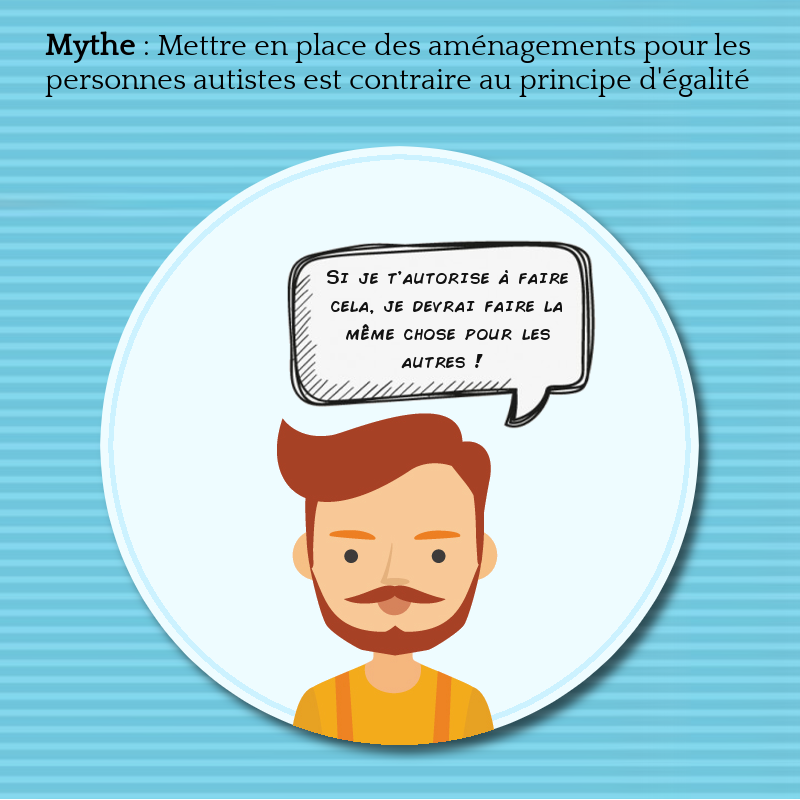
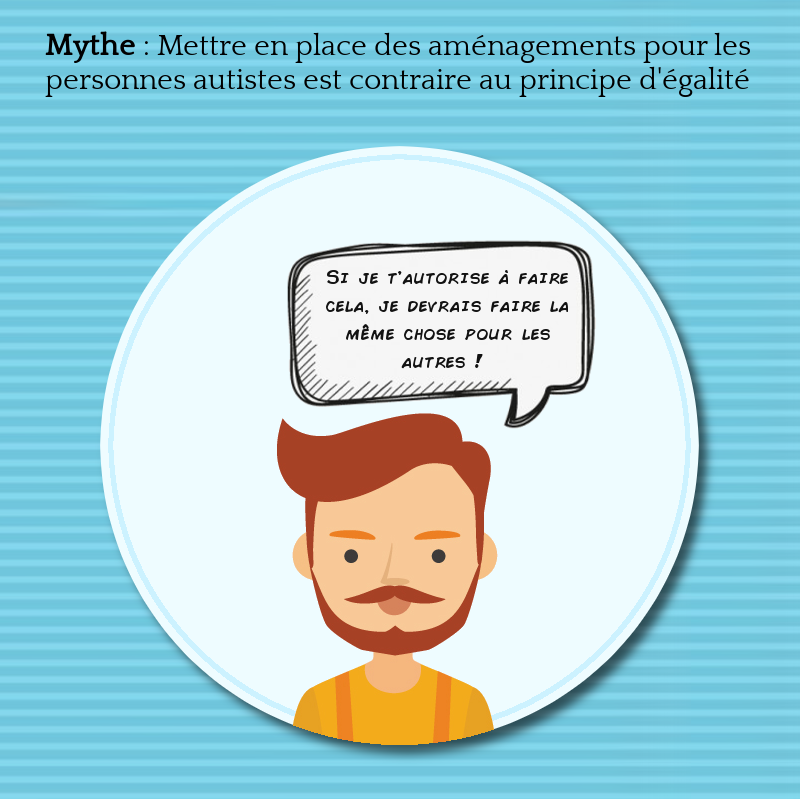
Comparing the layer stacks of the two 800×800 images. Changes:
painted on "Si je t'autorise à faire cela,..." over <box>326,301,568,314</box>
